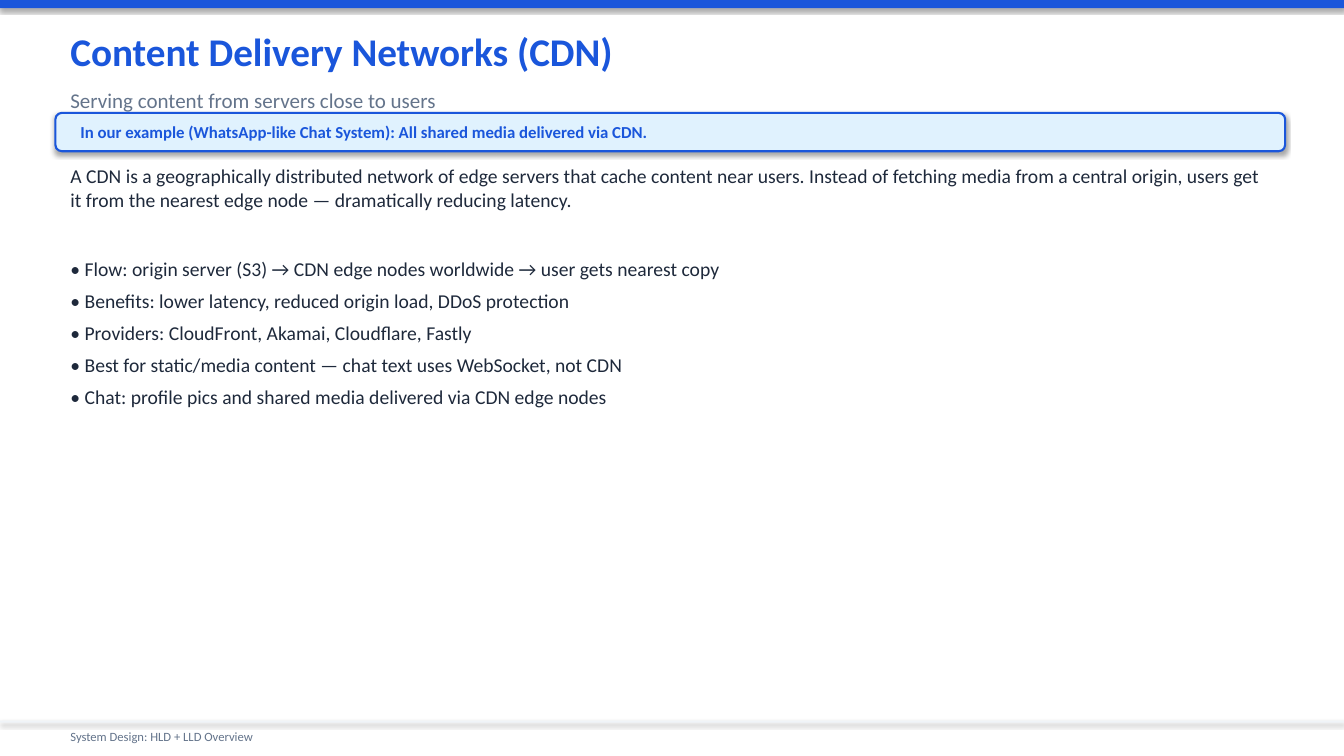
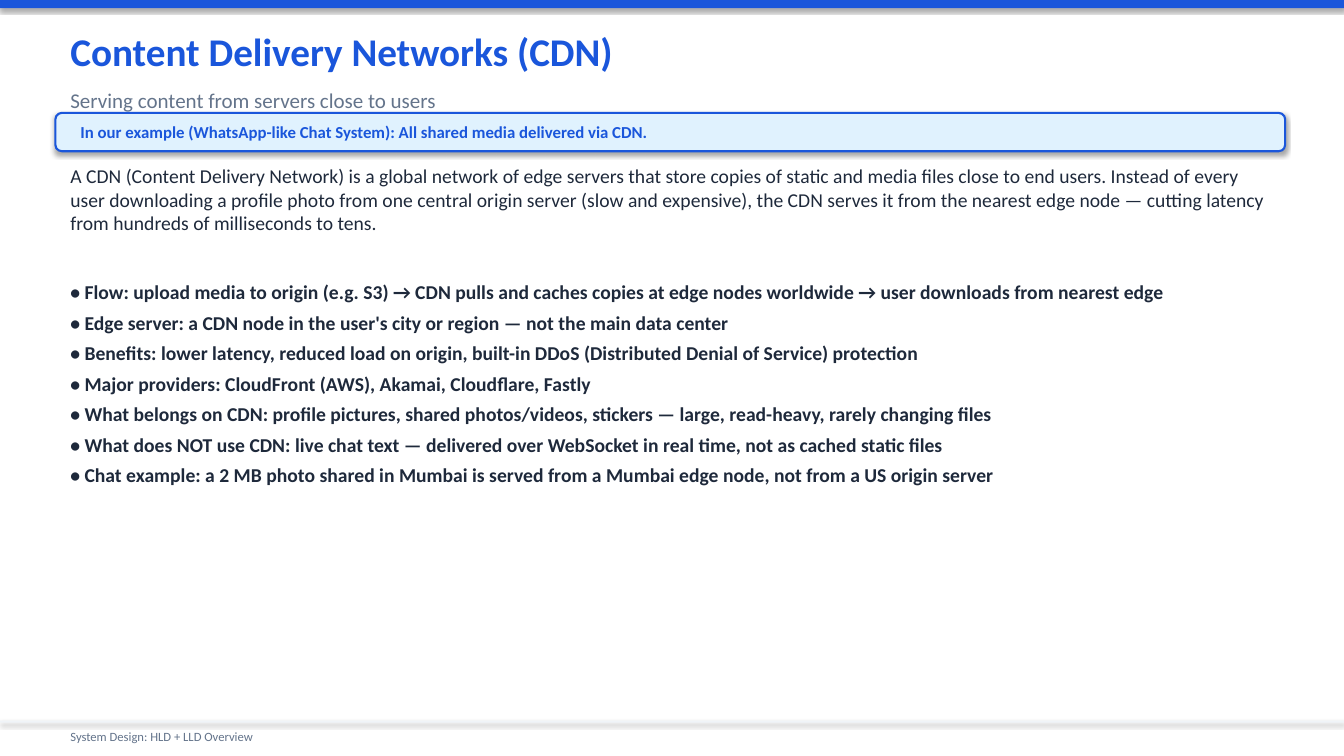
Before and after one commit to sniper1611/mainwebsite, a slide deck: slide 25 of System_Design_Presentation.pptx (slide 23 before the commit). Drawn at 1344x756 pixels with LibreOffice and Linux fonts; fonts in the diff are those of the drawing. Boxes give left, top, right and bottom in pixels: in the first picture for what was removed or moved away, otherwise in the second. Text is boxed around its words. In the diff, an @@ line names an element or a change of style, - is before the commit and + after.

```diff
--- a/System_Design_Presentation.pptx
+++ b/System_Design_Presentation.pptx
@@ text at <box>70,169,1263,230</box>: text changed @@
-A CDN is a geographically distributed network of edge servers that cache content near users. Instead of fetching media from a central origin, users get it from the nearest edge node — dramatically reducing latency.
+A CDN (Content Delivery Network) is a global network of edge servers that store copies of static and media files close to end users. Instead of every user downloading a profile photo from one central origin server (slow and expensive), the CDN serves it from the nearest edge node — cutting latency from hundreds of milliseconds to tens.
@@ text at <box>85,284,1163,486</box>: text changed; bold on @@
-• Flow: origin server (S3) → CDN edge nodes worldwide → user gets nearest copy
-• Benefits: lower latency, reduced origin load, DDoS protection
-• Providers: CloudFront, Akamai, Cloudflare, Fastly
-• Best for static/media content — chat text uses WebSocket, not CDN
-• Chat: profile pics and shared media delivered via CDN edge nodes
+• Flow: upload media to origin (e.g. S3) → CDN pulls and caches copies at edge nodes worldwide → user downloads from nearest edge
+• Edge server: a CDN node in the user's city or region — not the main data center
+• Benefits: lower latency, reduced load on origin, built-in DDoS (Distributed Denial of Service) protection
+• Major providers: CloudFront (AWS), Akamai, Cloudflare, Fastly
+• What belongs on CDN: profile pictures, shared photos/videos, stickers — large, read-heavy, rarely changing files
+• What does NOT use CDN: live chat text — delivered over WebSocket in real time, not as cached static files
+• Chat example: a 2 MB photo shared in Mumbai is served from a Mumbai edge node, not from a US origin server
```
Also in this commit, not shown: 53 other slides changed, 5 slides added, 2 slides removed.
